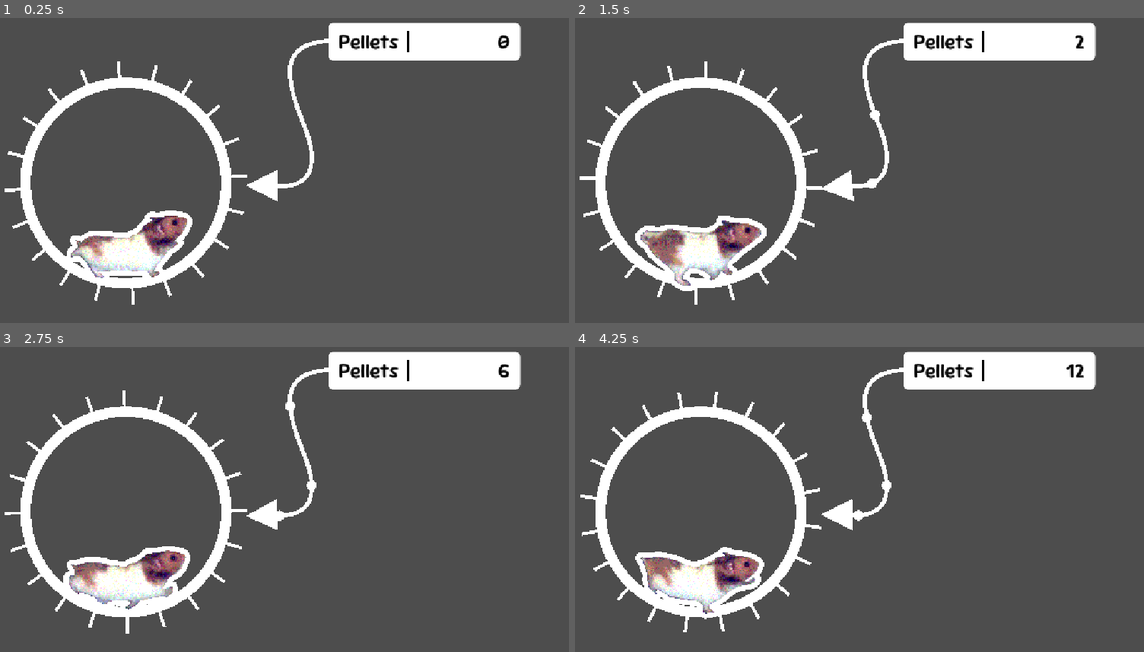
Above: before the commit, frames 1-4 (two rows, left to right).
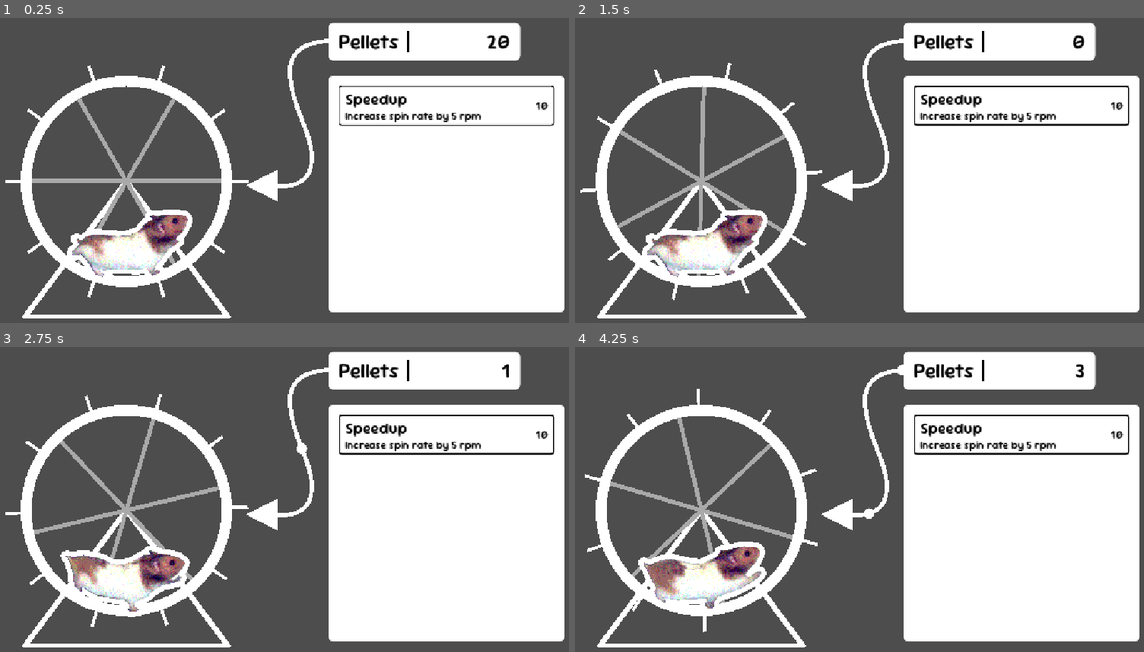
Above: after the commit, the same moments.

Repository: Raisinaut/juniper_dev_jam_2026
Game: Godot game, scene res://gameplay/world.tscn
Same seed, same stepped clock (60 frames per second), same inputs: the game is played once before the commit and once after it.
Inputs (mouse positions are in pixels of both pictures, inside the frame that each line leads up to):
- Up to frame 1 (0.25 s): no input
- Up to frame 2 (1.5 s): click (1018, 106) at 0.52 s; click (1018, 106) at 1.27 s
- Up to frame 3 (2.75 s): click (443, 435) at 2.02 s
- Up to frame 4 (4.25 s): no input

The runs differ from the first frame. In frame 1, 38% of the frame differs, in the area x 0-100%, y 5-99%; in frame 2, 39%; in frame 3, 38%; in frame 4, 38%.

Commit message:
Upgrading framework (values not tuned)

Diff:
--- a/godot/autoloads/game_manager.gd
+++ b/godot/autoloads/game_manager.gd
@@ -2,7 +2,7 @@
 
 signal currency_changed(currency)
 
-const base_currency = 0
+const base_currency = 20
 
 var currency : int = base_currency :
 	set(val): currency = val; currency_changed.emit(currency)
--- /dev/null
+++ b/godot/autoloads/upgrade_manager.gd
@@ -0,0 +1,42 @@
+extends Node
+
+signal attribute_updated(attribute : String, value : float)
+
+## Stored by attribute name that corresponds to [br]
+## an array containing the default value and upgrade increment
+var attributes : Dictionary = {
+	"wheel_rpm" : [0.0, 5]
+}
+
+enum FunctionType {
+	ADD,
+	SUBTRACT,
+	MULTIPLY,
+	DIVIDE
+}
+
+func upgrade_attribute(attribute : String, type : FunctionType) -> void:
+	var starting_value = get_attribute_value(attribute)
+	var end_value = starting_value
+	var upgrade_increment_value = get_attribute_upgrade_increment(attribute)
+	match(type):
+		FunctionType.ADD:
+			end_value = starting_value + upgrade_increment_value
+		FunctionType.SUBTRACT:
+			end_value = starting_value - upgrade_increment_value
+		FunctionType.MULTIPLY:
+			end_value = starting_value * upgrade_increment_value
+		FunctionType.DIVIDE:
+			end_value = starting_value / upgrade_increment_value
+	set_attribute_value(attribute, end_value)
+
+func set_attribute_value(attribute : String, value : float) -> void:
+	attributes[attribute][0] = value
+	attribute_updated.emit(attribute, value)
+
+func get_attribute_value(attribute : String) -> float:
+	print(attributes)
+	return attributes[attribute][0]
+
+func get_attribute_upgrade_increment(attribute : String) -> float:
+	return attributes[attribute][1]
--- /dev/null
+++ b/godot/autoloads/upgrade_manager.tscn
@@ -0,0 +1,6 @@
+[gd_scene format=3 uid="uid://baiu0ykygl36i"]
+
+[ext_resource type="Script" uid="uid://dqglw2trjrhmr" path="res://autoloads/upgrade_manager.gd" id="1_x4qnn"]
+
+[node name="UpgradeManager" type="Node" unique_id=1753305598]
+script = ExtResource("1_x4qnn")
--- /dev/null
+++ b/godot/gameplay/hamster/hamster.gd
@@ -0,0 +1,8 @@
+extends Node2D
+
+@onready var character_animator: AnimationPlayer = $CharacterAnimator
+
+var run_speed : float = 0:
+	set(val):
+		run_speed = val
+		character_animator.speed_scale = run_speed
--- a/godot/gameplay/hamster/hamster.tscn
+++ b/godot/gameplay/hamster/hamster.tscn
@@ -2,6 +2,7 @@
 
 [ext_resource type="Texture2D" uid="uid://b023p45ybigln" path="res://assets/hamster/hamster.png" id="1_h1mcn"]
 [ext_resource type="Shader" uid="uid://bxxt0n8e66ixh" path="res://shaders/outline_2d.gdshader" id="1_oa22w"]
+[ext_resource type="Script" uid="uid://e4yusgi7044x" path="res://gameplay/hamster/hamster.gd" id="1_t7nof"]
 [ext_resource type="Texture2D" uid="uid://cnjp6l3ctdtbj" path="res://assets/hamster/red_eye_glow.png" id="3_p1o0g"]
 
 [sub_resource type="ShaderMaterial" id="ShaderMaterial_bvnae"]
@@ -201,6 +202,7 @@
 }
 
 [node name="Hamster" type="Node2D" unique_id=724986567]
+script = ExtResource("1_t7nof")
 
 [node name="Sprite2D" type="Sprite2D" parent="." unique_id=1107088392]
 texture_filter = 1
--- /dev/null
+++ b/godot/gameplay/objects/bubble_path/bubble.gd
@@ -0,0 +1,11 @@
+class_name Bubble
+extends PathFollow2D
+
+const MAX_SCALE_INCREASE = 1.0
+const SCALE_INCREMENT = 0.05
+
+var value : int = 1 :
+	set(val):
+		value = val
+		var value_scale = Vector2.ONE * min(SCALE_INCREMENT * value, MAX_SCALE_INCREASE)
+		scale = Vector2.ONE + value_scale
--- a/godot/gameplay/objects/bubble_path/bubble.tscn
+++ b/godot/gameplay/objects/bubble_path/bubble.tscn
@@ -1,7 +1,11 @@
 [gd_scene format=3 uid="uid://c73r8y703awg8"]
 
 [ext_resource type="Texture2D" uid="uid://fxfd6031sssg" path="res://assets/objects/circle.png" id="1_mgqqu"]
+[ext_resource type="Script" uid="uid://bqmrywv4mwudn" path="res://gameplay/objects/bubble_path/bubble.gd" id="1_qe3b5"]
 
-[node name="PointBubble" type="Sprite2D" unique_id=443046786]
+[node name="Bubble" type="PathFollow2D" unique_id=1840560012]
+script = ExtResource("1_qe3b5")
+
+[node name="Sprite" type="Sprite2D" parent="." unique_id=443046786]
 scale = Vector2(0.15, 0.15)
 texture = ExtResource("1_mgqqu")
--- a/godot/gameplay/objects/bubble_path/bubble_path.gd
+++ b/godot/gameplay/objects/bubble_path/bubble_path.gd
@@ -10,7 +10,7 @@
 
 var pool_idx : int = 0
 var pool : Array[PathFollow2D] = []
-var pool_size : int = 20
+var pool_size : int = 30
 var min_animation_gap : float = bubble_travel_time / pool_size * 1.1
 var animation_gap_timer : SceneTreeTimer = null
 var buildup : int = 0
@@ -22,9 +22,8 @@
 
 func populate_pool() -> void:
 	for i in pool_size:
-		var f = add_follower()
-		f.ready.connect(attach_bubble.bind(f))
-		pool.append(f)
+		var b = add_bubble()
+		pool.append(b)
 
 func _draw() -> void:
 	if curve:
@@ -32,39 +31,31 @@
 		if point_array.size() >= 2:
 			draw_polyline(point_array, Color.WHITE, path_width)
 
-func add_follower() -> PathFollow2D:
-	# CREATE FOLLOWER
-	var follower = PathFollow2D.new()
-	call_deferred("add_child", follower)
-	return follower
+func add_bubble() -> PathFollow2D:
+	var bubble = bubble_scene.instantiate()
+	call_deferred("add_child", bubble)
+	return bubble
 
-func attach_bubble(follower : PathFollow2D) -> void:
-	var bubble = bubble_scene.instantiate()
-	follower.call_deferred("add_child", bubble)
-
-func animate_follower() -> void:
+func send_value(value : int = 1) -> void:
 	if within_animation_gap():
-		buildup += 1
+		buildup += value
 		return
-	var follower = pool[pool_idx]
-	if follower_can_animate(follower):
-		var value = 1 + buildup
-		var max_scale_increase : float = 1.0
-		var buildup_scale = Vector2.ONE * min(0.1 * buildup, max_scale_increase)
-		follower.scale = Vector2.ONE + buildup_scale
-		tween_follower(follower).finished.connect(_on_follower_tween_finished.bind(follower, value))
+	var bubble = pool[pool_idx]
+	if bubble_can_animate(bubble):
+		bubble.value = value + buildup
+		tween_bubble(bubble).finished.connect(_on_bubble_tween_finished.bind(bubble))
 		cycle_pool_idx()
 		reset_animation_gap_timer()
 		buildup = 0
 
-func follower_can_animate(follower : PathFollow2D) -> bool:
-	return follower.progress_ratio == 1.0 or follower.progress_ratio == 0
+func bubble_can_animate(bubble : PathFollow2D) -> bool:
+	return bubble.progress_ratio == 1.0 or bubble.progress_ratio == 0
 
-func tween_follower(follower : PathFollow2D) -> Tween:
-	follower.show()
-	follower.progress_ratio = 0.0
+func tween_bubble(bubble : PathFollow2D) -> Tween:
+	bubble.show()
+	bubble.progress_ratio = 0.0
 	var t = create_tween().set_ease(Tween.EASE_IN).set_trans(Tween.TRANS_SINE)
-	t.tween_property(follower, "progress_ratio", 1.0, bubble_travel_time)
+	t.tween_property(bubble, "progress_ratio", 1.0, bubble_travel_time)
 	return t
 
 func reset_animation_gap_timer() -> void:
@@ -79,6 +70,6 @@
 func get_next_pool_idx() -> int:
 	return wrapi(pool_idx + 1, 0, pool_size)
 
-func _on_follower_tween_finished(follower : PathFollow2D, value : int) -> void:
-	follower.hide()
-	path_end_reached.emit(value)
+func _on_bubble_tween_finished(bubble : PathFollow2D) -> void:
+	bubble.hide()
+	path_end_reached.emit(bubble.value)
--- a/godot/gameplay/objects/paddle.gd
+++ b/godot/gameplay/objects/paddle.gd
@@ -7,6 +7,7 @@
 var rotation_tween : Tween = null
 
 func flick() -> void:
+	sprite.rotation = 0
 	if rotation_tween: rotation_tween.kill()
 	rotation_tween = create_tween()
 	rotation_tween.tween_property(sprite, "rotation", -max_flick_rotation, 0.05)
--- a/godot/gameplay/ui/counter.tscn
+++ b/godot/gameplay/ui/counter.tscn
@@ -1,36 +1,12 @@
 [gd_scene format=3 uid="uid://cw11hfws1f5t3"]
 
-[ext_resource type="FontFile" uid="uid://bc4gdckrhjtbx" path="res://assets/fonts/Sour_Gummy/static/SourGummy-SemiBold.ttf" id="1_t2m86"]
+[ext_resource type="Theme" uid="uid://6x7g6yc0ph84" path="res://gameplay/ui/themes/interface_theme.tres" id="1_aqc1b"]
 [ext_resource type="Script" uid="uid://csstoby76pg4w" path="res://gameplay/ui/counter.gd" id="2_aqc1b"]
-
-[sub_resource type="StyleBoxFlat" id="StyleBoxFlat_37yhw"]
-content_margin_left = 20.0
-content_margin_top = 8.0
-content_margin_right = 20.0
-content_margin_bottom = 8.0
-bg_color = Color(1, 1, 1, 1)
-corner_radius_top_left = 10
-corner_radius_top_right = 10
-corner_radius_bottom_right = 10
-corner_radius_bottom_left = 10
-
-[sub_resource type="StyleBoxLine" id="StyleBoxLine_82sw0"]
-grow_begin = -8.0
-grow_end = -8.0
-thickness = 4
-vertical = true
-
-[sub_resource type="Theme" id="Theme_bvnae"]
-Label/colors/font_color = Color(0, 0, 0, 1)
-Label/font_sizes/font_size = 40
-Label/fonts/font = ExtResource("1_t2m86")
-PanelContainer/styles/panel = SubResource("StyleBoxFlat_37yhw")
-VSeparator/styles/separator = SubResource("StyleBoxLine_82sw0")
 
 [node name="Counter" type="PanelContainer" unique_id=738782303]
 offset_right = 374.0
 offset_bottom = 68.0
-theme = SubResource("Theme_bvnae")
+theme = ExtResource("1_aqc1b")
 script = ExtResource("2_aqc1b")
 
 [node name="HBoxContainer" type="HBoxContainer" parent="." unique_id=98642357]
--- /dev/null
+++ b/godot/gameplay/ui/styles/button_normal.tres
@@ -0,0 +1,13 @@
+[gd_resource type="StyleBoxFlat" format=3 uid="uid://dw8xl6a2cm47g"]
+
+[resource]
+bg_color = Color(1, 1, 1, 1)
+border_width_left = 2
+border_width_top = 2
+border_width_right = 2
+border_width_bottom = 2
+border_color = Color(0, 0, 0, 1)
+corner_radius_top_left = 5
+corner_radius_top_right = 5
+corner_radius_bottom_right = 5
+corner_radius_bottom_left = 5
--- /dev/null
+++ b/godot/gameplay/ui/themes/interface_theme.tres
@@ -0,0 +1,56 @@
+[gd_resource type="Theme" format=3 uid="uid://6x7g6yc0ph84"]
+
+[ext_resource type="FontFile" uid="uid://bc4gdckrhjtbx" path="res://assets/fonts/Sour_Gummy/static/SourGummy-SemiBold.ttf" id="1_2tudf"]
+[ext_resource type="StyleBox" uid="uid://dw8xl6a2cm47g" path="res://gameplay/ui/styles/button_normal.tres" id="1_oabcr"]
+
+[sub_resource type="StyleBoxFlat" id="StyleBoxFlat_5dias"]
+bg_color = Color(1, 1, 1, 1)
+border_width_left = 3
+border_width_top = 3
+border_width_right = 3
+border_width_bottom = 3
+border_color = Color(0, 0, 0, 1)
+corner_radius_top_left = 5
+corner_radius_top_right = 5
+corner_radius_bottom_right = 5
+corner_radius_bottom_left = 5
+
+[sub_resource type="StyleBoxFlat" id="StyleBoxFlat_oabcr"]
+bg_color = Color(0.83889705, 0.83889705, 0.838897, 1)
+border_width_left = 3
+border_width_top = 3
+border_width_right = 3
+border_width_bottom = 3
+border_color = Color(0, 0, 0, 1)
+corner_radius_top_left = 5
+corner_radius_top_right = 5
+corner_radius_bottom_right = 5
+corner_radius_bottom_left = 5
+
+[sub_resource type="StyleBoxFlat" id="StyleBoxFlat_37yhw"]
+content_margin_left = 20.0
+content_margin_top = 8.0
+content_margin_right = 20.0
+content_margin_bottom = 8.0
+bg_color = Color(1, 1, 1, 1)
+corner_radius_top_left = 10
+corner_radius_top_right = 10
+corner_radius_bottom_right = 10
+corner_radius_bottom_left = 10
+
+[sub_resource type="StyleBoxLine" id="StyleBoxLine_82sw0"]
+grow_begin = -8.0
+grow_end = -8.0
+thickness = 4
+vertical = true
+
+[resource]
+Button/styles/focus = SubResource("StyleBoxFlat_5dias")
+Button/styles/hover = SubResource("StyleBoxFlat_5dias")
+Button/styles/normal = ExtResource("1_oabcr")
+Button/styles/pressed = SubResource("StyleBoxFlat_oabcr")
+Label/colors/font_color = Color(0, 0, 0, 1)
+Label/font_sizes/font_size = 40
+Label/fonts/font = ExtResource("1_2tudf")
+PanelContainer/styles/panel = SubResource("StyleBoxFlat_37yhw")
+VSeparator/styles/separator = SubResource("StyleBoxLine_82sw0")
--- /dev/null
+++ b/godot/gameplay/ui/upgrade_list.tscn
@@ -0,0 +1,32 @@
+[gd_scene format=3 uid="uid://b8t8300mivr15"]
+
+[ext_resource type="Theme" uid="uid://6x7g6yc0ph84" path="res://gameplay/ui/themes/interface_theme.tres" id="1_30gb0"]
+[ext_resource type="PackedScene" uid="uid://dtxudhimxtw5i" path="res://gameplay/ui/upgrade_listing.tscn" id="2_ynkk4"]
+
+[node name="UpgradeList" type="PanelContainer" unique_id=2040785906]
+offset_right = 448.0
+offset_bottom = 448.0
+theme = ExtResource("1_30gb0")
+
+[node name="MarginContainer" type="MarginContainer" parent="." unique_id=552909608]
+layout_mode = 2
+theme_override_constants/margin_left = 0
+theme_override_constants/margin_top = 10
+theme_override_constants/margin_right = 0
+theme_override_constants/margin_bottom = 10
+
+[node name="ScrollContainer" type="ScrollContainer" parent="MarginContainer" unique_id=480642766]
+layout_mode = 2
+
+[node name="VBoxContainer" type="VBoxContainer" parent="MarginContainer/ScrollContainer" unique_id=1675135385]
+layout_mode = 2
+size_flags_horizontal = 3
+size_flags_vertical = 3
+theme_override_constants/separation = 6
+
+[node name="UpgradeListing" parent="MarginContainer/ScrollContainer/VBoxContainer" unique_id=1713717684 instance=ExtResource("2_ynkk4")]
+layout_mode = 2
+title = "Speedup"
+details = "Increase spin rate by 5 rpm"
+cost = 10
+linked_attribute = "wheel_rpm"
--- /dev/null
+++ b/godot/gameplay/ui/upgrade_listing.gd
@@ -0,0 +1,24 @@
+@tool
+extends MarginContainer
+
+@onready var buy_button: Button = %BuyButton
+@onready var title_label: Label = %TitleLabel
+@onready var detail_label: Label = %DetailLabel
+@onready var cost_label: Label = %CostLabel
+
+@export var title : String = "" :
+	set(val): title = val; %TitleLabel.text = val
+@export var details : String = "" :
+	set(val): details = val; %DetailLabel.text = val
+@export var cost : int = 100 :
+	set(val): cost = val; %CostLabel.text = str(val)
+@export var linked_attribute : String = ""
+@export var upgrade_function : UpgradeManager.FunctionType
+
+func _ready() -> void:
+	buy_button.pressed.connect(_on_buy_button_pressed)
+
+func _on_buy_button_pressed() -> void:
+	if GameManager.currency >= cost:
+		UpgradeManager.upgrade_attribute(linked_attribute, upgrade_function)
+		GameManager.currency -= cost
--- /dev/null
+++ b/godot/gameplay/ui/upgrade_listing.tscn
@@ -0,0 +1,62 @@
+[gd_scene format=3 uid="uid://dtxudhimxtw5i"]
+
+[ext_resource type="Theme" uid="uid://6x7g6yc0ph84" path="res://gameplay/ui/themes/interface_theme.tres" id="1_cyit5"]
+[ext_resource type="Script" uid="uid://bktpx7ew3kvvx" path="res://gameplay/ui/upgrade_listing.gd" id="2_gbh3a"]
+
+[sub_resource type="LabelSettings" id="LabelSettings_sap12"]
+font_size = 30
+font_color = Color(0, 0, 0, 1)
+
+[sub_resource type="LabelSettings" id="LabelSettings_bvnae"]
+font_size = 20
+font_color = Color(0, 0, 0, 1)
+
+[sub_resource type="LabelSettings" id="LabelSettings_30gb0"]
+font_size = 24
+font_color = Color(0, 0, 0, 1)
+
+[node name="UpgradeListing" type="MarginContainer" unique_id=1713717684]
+theme = ExtResource("1_cyit5")
+script = ExtResource("2_gbh3a")
+
+[node name="BuyButton" type="Button" parent="." unique_id=1788644105]
+unique_name_in_owner = true
+layout_mode = 2
+
+[node name="MarginContainer" type="MarginContainer" parent="." unique_id=552828832]
+layout_mode = 2
+mouse_filter = 2
+theme_override_constants/margin_left = 12
+theme_override_constants/margin_top = 6
+theme_override_constants/margin_right = 12
+theme_override_constants/margin_bottom = 6
+
+[node name="HBoxContainer" type="HBoxContainer" parent="MarginContainer" unique_id=1009064609]
+layout_mode = 2
+mouse_filter = 2
+
+[node name="VBoxContainer" type="VBoxContainer" parent="MarginContainer/HBoxContainer" unique_id=66726626]
+layout_mode = 2
+mouse_filter = 2
+theme_override_constants/separation = 0
+
+[node name="TitleLabel" type="Label" parent="MarginContainer/HBoxContainer/VBoxContainer" unique_id=2125791538]
+unique_name_in_owner = true
+layout_mode = 2
+size_flags_horizontal = 3
+text = "Upgrade Title"
+label_settings = SubResource("LabelSettings_sap12")
+
+[node name="DetailLabel" type="Label" parent="MarginContainer/HBoxContainer/VBoxContainer" unique_id=197113243]
+unique_name_in_owner = true
+layout_mode = 2
+text = "what the upgrade does"
+label_settings = SubResource("LabelSettings_bvnae")
+
+[node name="CostLabel" type="Label" parent="MarginContainer/HBoxContainer" unique_id=348605458]
+unique_name_in_owner = true
+layout_mode = 2
+size_flags_horizontal = 10
+text = "100 Pellets"
+label_settings = SubResource("LabelSettings_30gb0")
+horizontal_alignment = 1
--- a/godot/gameplay/wheel/wheel.gd
+++ b/godot/gameplay/wheel/wheel.gd
@@ -2,7 +2,8 @@
 class_name Wheel
 extends Node2D
 
-signal tick_passed
+signal tick_passed(qty : int)
+signal rpm_changed(value : float)
 
 @export var radius : float = 100 :
 	set(val): radius = val; queue_redraw()
@@ -14,15 +15,27 @@
 	set(val): tick_length = val; queue_redraw()
 @export_range(0, 10, 0.01, "or_greater")  var tick_width : float = 2:
 	set(val): tick_width = val; queue_redraw()
+@export_range(0, 10, 1, "or_greater")  var support_count : int = 6:
+	set(val): support_count = val; queue_redraw()
+@export_range(0, 10, 0.01, "or_greater")  var support_width : float = 8:
+	set(val): support_width = val; queue_redraw()
 
 @export var test_spin : bool = false :
-	set(val): test_spin = val; reset_rotation()
+	set(val):
+		test_spin = val
+		rpm = 10 if test_spin else 0
+		reset_rotation()
 
-var rotation_speed : float = 1
+var rpm : float = 0.0 :
+	set(val): rpm = val; rpm_changed.emit(rpm)
 var rotation_since_tick : float = 0.0
 
 
 func _ready() -> void:
+	if Engine.is_editor_hint():
+		return
+	UpgradeManager.attribute_updated.connect(_on_attribute_upgraded)
+	test_spin = false
 	reset_rotation()
 
 func _process(delta: float) -> void:
@@ -31,27 +44,39 @@
 	spin(delta)
 
 func spin(delta : float):
-	var rotation_amount = rotation_speed * delta
-	rotation = wrapf(rotation + rotation_amount, 0, 2 * PI)
-	rotation_since_tick += rotation_amount
-	var ticks_passed : int = floor(rotation_since_tick / get_tick_angle_separation())
+	var rotation_change = angular_velocity() * delta
+	rotation = wrapf(rotation + rotation_change, 0, 2 * PI)
+	rotation_since_tick += rotation_change
+	var ticks_passed : int = floor(rotation_since_tick / tick_angle_separation())
 	if ticks_passed > 0:
 		if not Engine.is_editor_hint():
-			tick_passed.emit()
-			print(ticks_passed, " tick passed")
+			tick_passed.emit(ticks_passed)
+			#print(ticks_passed, " tick passed")
 		rotation_since_tick = 0
 
-func get_tick_angle_separation() -> float:
+func tick_angle_separation() -> float:
 	return 2 * PI / tick_count
+
+func angular_velocity() -> float:
+	return rpm * 2 * PI / 60
 
 func reset_rotation() -> void:
 	rotation = 0
 
+func inner_radius() -> float:
+	return radius * (1.0 - fill * 2)
 
 # DRAWING ----------------------------------------------------------------------
 func _draw() -> void:
 	draw_ticks()
 	draw_ring()
+	draw_supports()
+
+func draw_supports() -> void:
+	for i in support_count:
+		var angle = remap(i, 0, support_count, 0, 2 * PI)
+		var end_point = Vector2.from_angle(angle) * inner_radius()
+		draw_line(Vector2.ZERO, end_point, Color.DARK_GRAY, support_width)
 
 func draw_ticks() -> void:
 	var tick_lines : PackedVector2Array = []
@@ -67,3 +92,10 @@
 	var r_offset = radius * fill
 	var w = radius * 2 * fill
 	draw_circle(Vector2.ZERO, radius - r_offset, Color.WHITE, false, w, false)
+
+
+# SIGNALS ----------------------------------------------------------------------
+func _on_attribute_upgraded(attribute : String, value : float) -> void:
+	match(attribute):
+		"wheel_rpm":
+			rpm = value
--- a/godot/gameplay/wheel/wheel.tscn
+++ b/godot/gameplay/wheel/wheel.tscn
@@ -3,9 +3,8 @@
 [ext_resource type="Script" uid="uid://bqmhwt2u68m2i" path="res://gameplay/wheel/wheel.gd" id="1_nt1jq"]
 
 [node name="Wheel" type="Node2D" unique_id=40160034]
-rotation = 3.1823711
 script = ExtResource("1_nt1jq")
 fill = 0.05
-tick_count = 20
 tick_length = 4
-test_spin = true
+support_count = null
+support_width = null
--- a/godot/gameplay/world.gd
+++ b/godot/gameplay/world.gd
@@ -3,14 +3,21 @@
 @onready var wheel: Wheel = %Wheel
 @onready var paddle: Node2D = %Paddle
 @onready var bubble_path: Path2D = %BubblePath
+@onready var hamster: Node2D = %Hamster
 
 func _ready() -> void:
-	wheel.tick_passed.connect(paddle.flick)
-	wheel.tick_passed.connect(bubble_path.animate_follower)
+	wheel.tick_passed.connect(paddle.flick.unbind(1))
+	wheel.tick_passed.connect(bubble_path.send_value)
 	bubble_path.path_end_reached.connect(_on_bubble_path_animation_finished)
-
-func _process(delta: float) -> void:
-	wheel.rotation_speed += delta * 0.1
+	wheel.rpm_changed.connect(_on_wheel_rpm_changed)
 
 func _on_bubble_path_animation_finished(value : int) -> void:
 	GameManager.currency += value
+
+#func _process(_delta: float) -> void:
+	#UpgradeManager.upgrade_attribute("wheel_rpm", UpgradeManager.FunctionType.ADD)
+
+func _on_wheel_rpm_changed(rpm : float) -> void:
+	var normal_rpm = 45
+	var rpm_scale = rpm / normal_rpm
+	hamster.run_speed = rpm_scale
--- a/godot/gameplay/world.tscn
+++ b/godot/gameplay/world.tscn
@@ -6,6 +6,7 @@
 [ext_resource type="PackedScene" uid="uid://dh02vw1qpo0jy" path="res://gameplay/objects/paddle.tscn" id="3_3425t"]
 [ext_resource type="PackedScene" uid="uid://ywvlbprcvr3y" path="res://gameplay/objects/bubble_path/bubble_path.tscn" id="5_8ijeg"]
 [ext_resource type="PackedScene" uid="uid://cw11hfws1f5t3" path="res://gameplay/ui/counter.tscn" id="6_3aytc"]
+[ext_resource type="PackedScene" uid="uid://b8t8300mivr15" path="res://gameplay/ui/upgrade_list.tscn" id="7_a7i81"]
 
 [sub_resource type="Curve2D" id="Curve2D_8ijeg"]
 _data = {
@@ -16,21 +17,30 @@
 [node name="World" type="Node2D" unique_id=1315424641]
 script = ExtResource("1_s0vhj")
 
-[node name="Wheel" parent="." unique_id=40160034 instance=ExtResource("1_s1lby")]
+[node name="WheelStructure" type="Node2D" parent="." unique_id=2069908100]
+position = Vector2(258, 328)
+
+[node name="Stand" type="Line2D" parent="WheelStructure" unique_id=1957235355]
+points = PackedVector2Array(0, 0, -192, 256, 192, 256, 0, 0)
+joint_mode = 2
+begin_cap_mode = 2
+end_cap_mode = 2
+
+[node name="Wheel" parent="WheelStructure" unique_id=40160034 instance=ExtResource("1_s1lby")]
 unique_name_in_owner = true
-position = Vector2(257, 331)
-rotation = 0.0
 radius = 200.0
 tick_length = 30
 tick_width = 6.0
-test_spin = false
+support_count = 6
+support_width = 8.0
 
 [node name="UsePosition" type="Marker2D" parent="." unique_id=216342906]
 unique_name_in_owner = true
-position = Vector2(257, 511)
+position = Vector2(258, 508)
 gizmo_extents = 50.0
 
 [node name="Hamster" parent="UsePosition" unique_id=724986567 instance=ExtResource("2_mrl3i")]
+unique_name_in_owner = true
 position = Vector2(0, 8.999999)
 scale = Vector2(2.375, 2.375)
 
@@ -48,3 +58,9 @@
 offset_top = 28.0
 offset_right = 1004.0
 offset_bottom = 99.0
+
+[node name="UpgradeList" parent="." unique_id=2040785906 instance=ExtResource("7_a7i81")]
+offset_left = 640.0
+offset_top = 128.0
+offset_right = 1088.0
+offset_bottom = 576.0
--- a/godot/project.godot
+++ b/godot/project.godot
@@ -18,6 +18,7 @@
 [autoload]
 
 GameManager="*uid://b21yhi1dn1vab"
+UpgradeManager="*uid://baiu0ykygl36i"
 
 [display]
 
Renamed: godot/autoloads/GameManager.tscn -> godot/autoloads/game_manager.tscn
Not shown, added: godot/autoloads/upgrade_manager.gd.uid
Not shown, added: godot/gameplay/hamster/hamster.gd.uid
Not shown, added: godot/gameplay/objects/bubble_path/bubble.gd.uid
Not shown, added: godot/gameplay/ui/upgrade_listing.gd.uid
